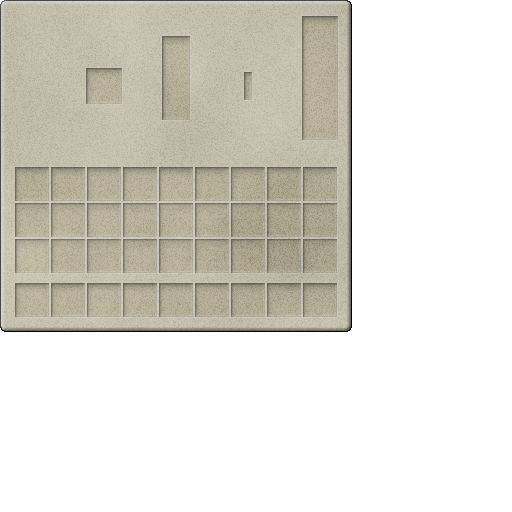
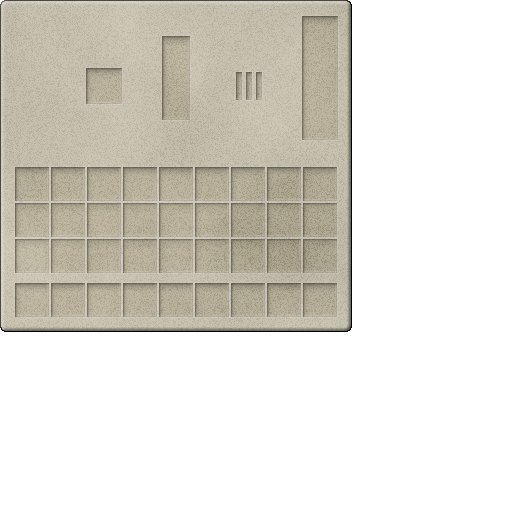
Comparing the layer stacks of the two 512x512 images. Changes:
painted on "Grid" over bbox(236, 72, 262, 100)
hid "Original" over bbox(235, 71, 263, 101)
